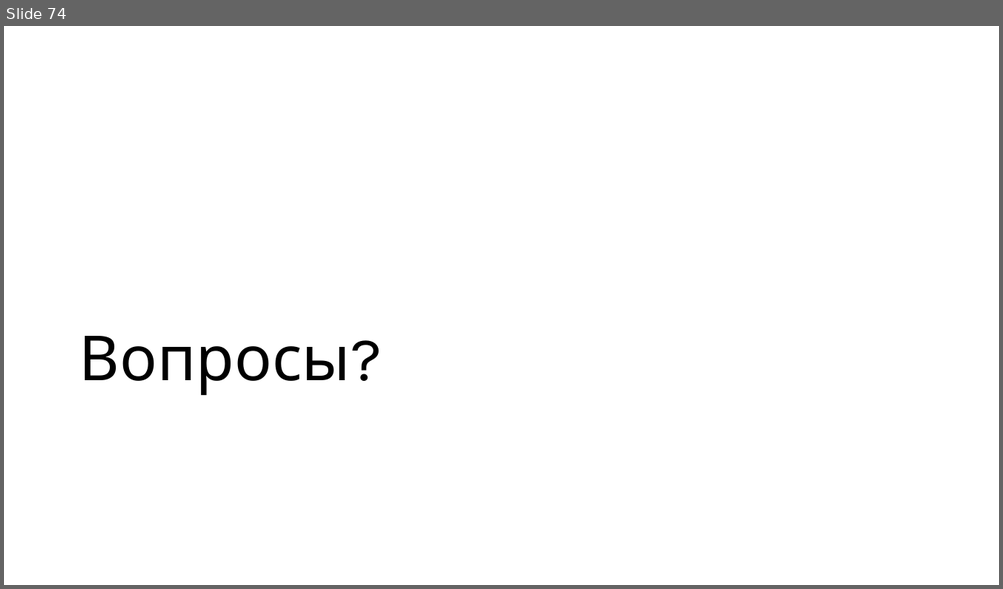
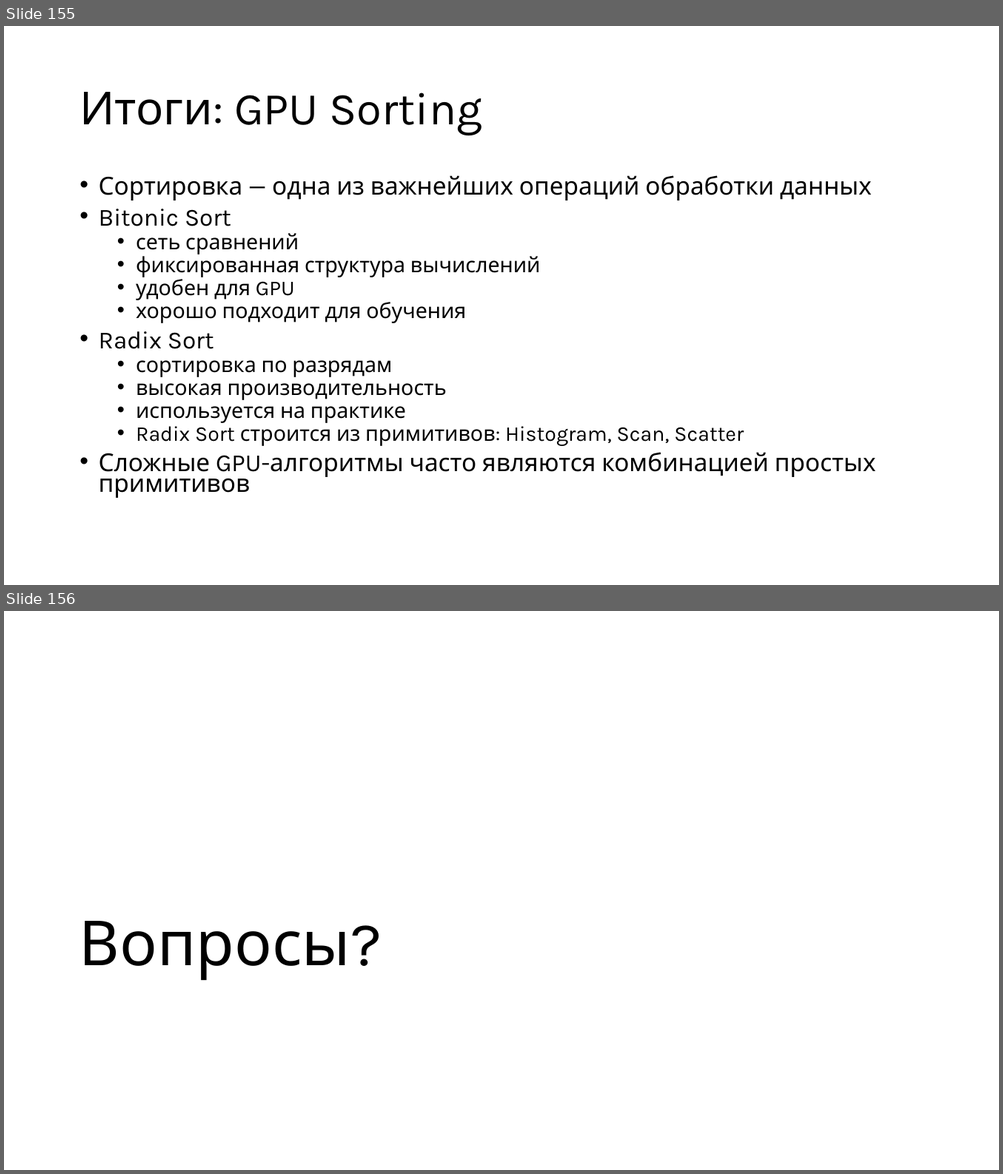
Before and after one commit to alexey-malov/pc, a slide deck: lectures/13/Open CL.pptx. Shown one above the other, each under a label of ours: slide 74 before the commit, slides 155 and 156 after it. The pictures are 1003x589 and 1003x1174 pixels, drawn with LibreOffice and Linux fonts; fonts in the diff are those of the drawing. Boxes give left, top, right and bottom in pixels: in the first picture for what was removed or moved away, otherwise in the second. Text is boxed around its words. In the diff, an @@ line names an element or a change of style, - is before the commit and + after.

```diff
--- a/lectures/13/Open CL.pptx
+++ b/lectures/13/Open CL.pptx
@@ slide 155 added at (x1=4, y1=26, x2=999, y2=585), background #FFFFFF @@
@@ title added at (x1=79, y1=92, x2=483, y2=136), 44 pt, text #000000 @@
+Итоги: GPU Sorting
@@ text added at (x1=99, y1=175, x2=876, y2=498), 20.4 pt, text #000000 @@
+• Сортировка — одна из важнейших операций обработки данных
+• Bitonic Sort
+  • сеть сравнений
+  • фиксированная структура вычислений
+  • удобен для GPU
+  • хорошо подходит для обучения
+• Radix Sort
+  • сортировка по разрядам
+  • высокая производительность
+  • используется на практике
+  • Radix Sort строится из примитивов: Histogram, Scan, Scatter
+• Сложные GPU-алгоритмы часто являются комбинацией простых примитивов
@@ what was slide 74 is now slide 156 @@
```
Also in this commit, not shown: 81 other slides added.
